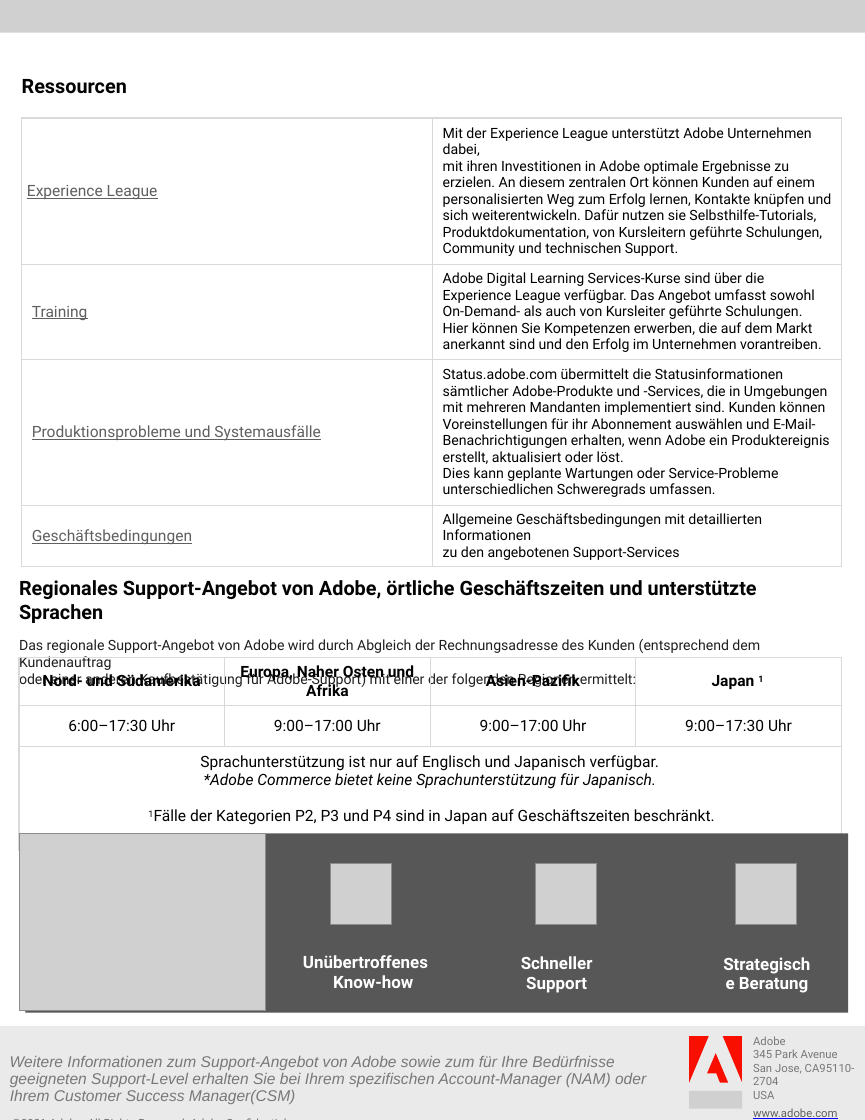
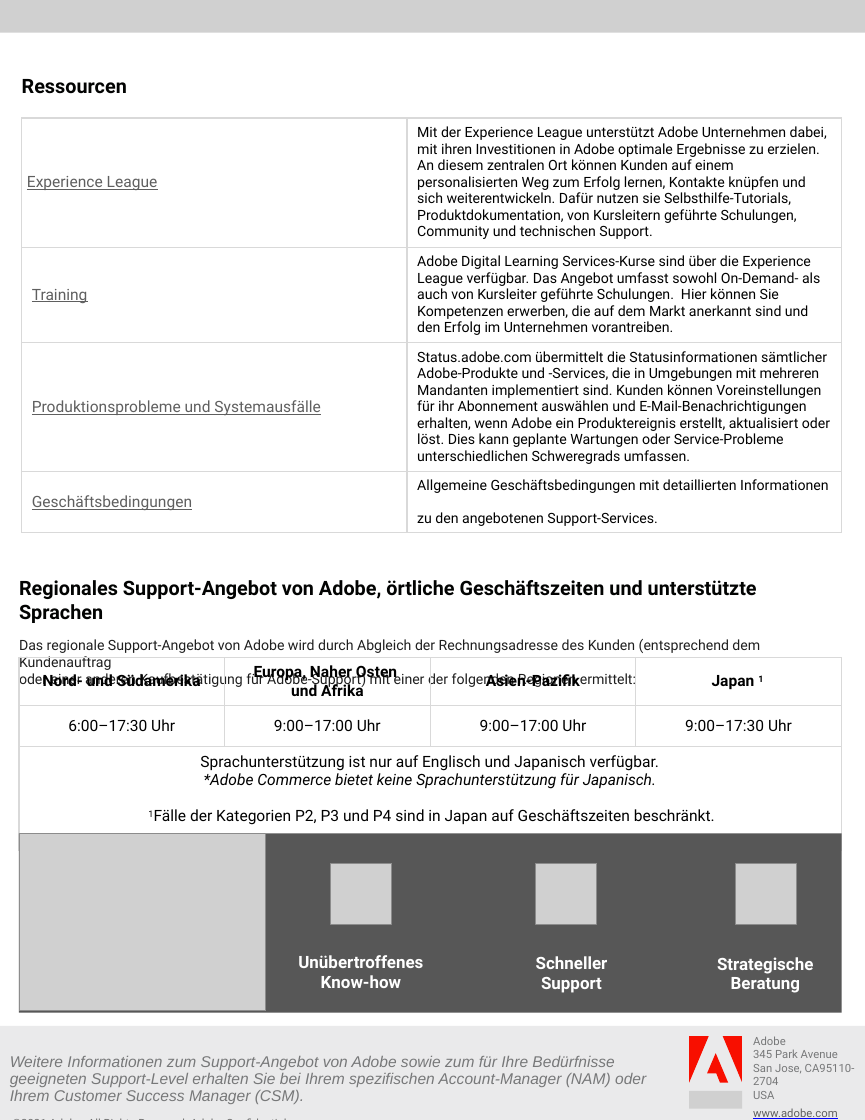
Before and after one commit to AdobeDocs/support-resources.de-DE, a slide deck: slide 3 of help/data-sheets/assets/OnlineSupportDatasheet.pptx. Drawn at 865x1120 pixels with LibreOffice and Linux fonts; fonts in the diff are those of the drawing; grey boxes stand for pictures; background and template pictures are left out. Boxes give left, top, right and bottom in pixels: in the first picture for what was removed or moved away, otherwise in the second. Text is boxed around its words. In the diff, an @@ line names an element or a change of style, - is before the commit and + after.

```diff
--- a/help/data-sheets/assets/OnlineSupportDatasheet.pptx
+++ b/help/data-sheets/assets/OnlineSupportDatasheet.pptx
@@ table at (x1=21, y1=118, x2=842, y2=530) @@
-row 4, column 2: Allgemeine Geschäftsbedingungen mit detaillierten Informationen zu den angebotenen Support-Services
+row 4, column 2: Allgemeine Geschäftsbedingungen mit detaillierten Informationen zu den angebotenen Support-Services.
@@ freeform shape moved from (x1=25, y1=832, x2=848, y2=1012) to (x1=19, y1=832, x2=842, y2=1012) @@
@@ text "Unübertroffenes Know-how" at (x1=298, y1=955, x2=423, y2=988): indent changed @@
@@ text "Schneller Support" moved from (x1=521, y1=956, x2=593, y2=993) to (x1=536, y1=956, x2=608, y2=993) @@
@@ text "Strategische Beratung" rewrapped from (x1=739, y1=977, x2=808, y2=993) to (x1=717, y1=957, x2=813, y2=993) @@
@@ text at (x1=10, y1=1056, x2=646, y2=1104): text changed @@
-Weitere Informationen zum Support-Angebot von Adobe sowie zum für Ihre Bedürfnisse geeigneten Support-Level erhalten Sie bei Ihrem spezifischen Account-Manager (NAM) oder Ihrem Customer Success Manager(CSM)
+Weitere Informationen zum Support-Angebot von Adobe sowie zum für Ihre Bedürfnisse geeigneten Support-Level erhalten Sie bei Ihrem spezifischen Account-Manager (NAM) oder Ihrem Customer Success Manager (CSM).
```
Also in this commit, not shown: 2 other slides changed, 8 other files.
